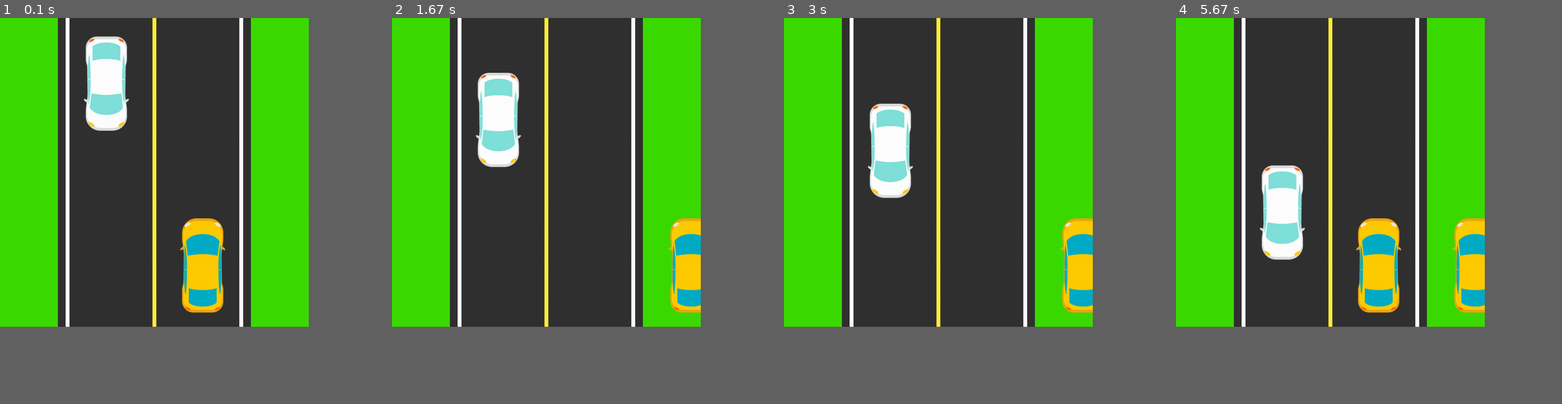
Above: before the commit, frames 1-4 (left to right).
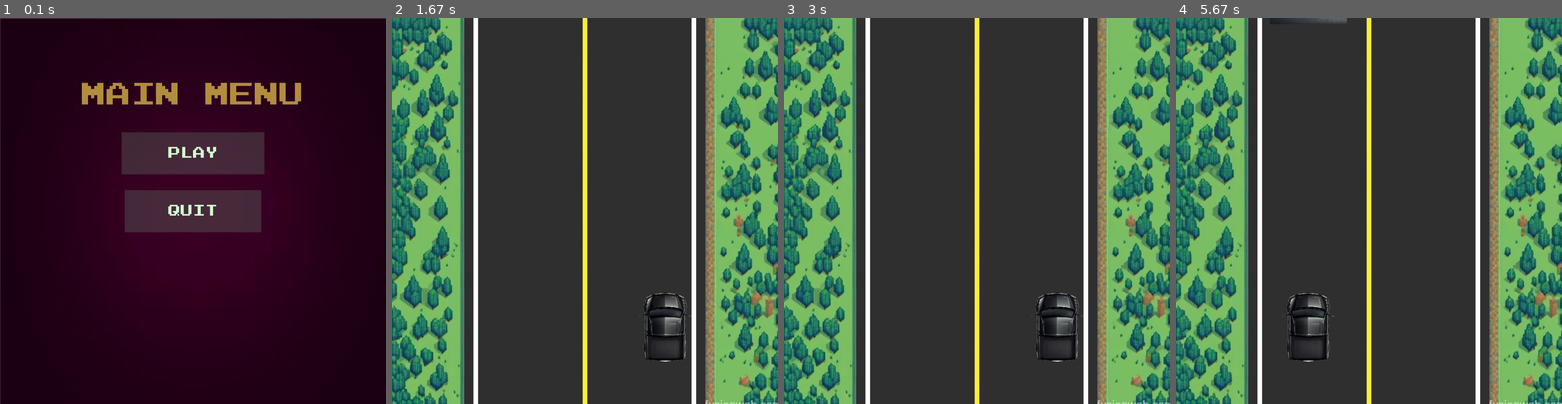
Above: after the commit, the same moments.

Repository: hacksss1092/pygame-internal
Game: pygame game, started from game.py
The game is run twice, just before and just after one commit, with the same random seed, the same clock (stepped at 60 frames per second) and the same inputs.
Inputs (mouse positions are in pixels of both pictures, inside the frame that each line leads up to):
- Up to frame 1 (0.1 s): no input
- Up to frame 2 (1.67 s): click (585, 153) at 0.38 s, where only the run after the commit has a clickable "PLAY"; hold Right 0.67-1.13 s; move the mouse to (569, 226) at 0.7 s
- Up to frame 3 (3 s): hold Left 1.67-2.2 s; hold Right from 2.67 s (still down)
- Up to frame 4 (5.67 s): release Right at 3.3 s; hold Left 3.33-3.8 s; hold Right 3.83-4.3 s; hold Left 4.83-5.37 s
In our replay, the window is 720x720 before the commit and 900x900 after it. These sizes can differ from the game's own. Grey fills any space a smaller window leaves; there, only what the larger window draws over its background counts as a difference.

The runs differ from the first frame. In frame 1, 58% of the frame differs, in the area x 0-100%, y 0-100%; in frame 2, 57%; in frame 3, 57%; in frame 4, 60%.

Commit message:
Change carss in game kogic

Diff:
--- a/game.py
+++ b/game.py
@@ -12,7 +12,7 @@
 import random
 
 # shape parameters
-size = width, height = (800, 800)
+size = width, height = (1000, 1000)
 
 # initiallize the app
 pygame.init()
@@ -20,6 +20,7 @@
 SCREEN = pygame.display.set_mode(size) # set window size
 pygame.display.set_caption("Menu")
 BG = pygame.image.load("assets/Background.png")
+BG = pygame.transform.scale(BG, size)
 
 def get_font(size): # Returns Press-Start-2P in the desired size
     return pygame.font.Font("assets/font.ttf", size)
@@ -35,7 +36,7 @@
     road_w = int(width/1.6)
     roadmark_w = int(width/80)
     # location parameters
-    right_lane = width/2 + road_w/4
+    right_lane = width/2 + road_w/3
     left_lane = width/2 - road_w/4
 
     running = True
@@ -45,55 +46,65 @@
     # apply changes
     pygame.display.update()
 
+# load game background
+    game_bg = pygame.image.load("assets/road.jpg")
+
     # load player vehicle
-    car = pygame.image.load("assets/car.png")
+    car = pygame.image.load("assets/truck.png")
     #resize image
-    #car = pygame.transform.scale(car, (250, 250))
+    car = pygame.transform.scale(car, (200, 200))
     car_loc = car.get_rect()
     car_loc.center = right_lane, height*0.8
 
     # load enemy vehicle
-    car2 = pygame.image.load("assets/otherCar.png")
-    car2_loc = car2.get_rect()
-    car2_loc.center = left_lane, height*0.2
+    enemy_cars = []
+    for i in range(5):  # add 5 enemy cars
+        car2 = pygame.image.load("assets/car orange.jpg")
+        car2 = pygame.transform.scale(car2, (200, 200))
+        car2 = pygame.transform.rotate(car2, 270)
+        car2_loc = car2.get_rect()
+        car2_loc.center = left_lane if i % 2 == 0 else right_lane, -400 - i * 2000
+        enemy_cars.append((car2, car2_loc))
 
     counter = 0
+    current_lane = right_lane  # start in right lane
+
     # game loop
     while running:
+        # handle events
+        for event in pygame.event.get():
+            if event.type == pygame.QUIT:
+                running = False
+            elif event.type == pygame.KEYDOWN:
+                if event.key == K_LEFT:
+                    current_lane = left_lane
+                elif event.key == K_RIGHT:
+                    current_lane = right_lane
+
         counter += 1
 
-        # increase game difficulty overtime
-        if counter == 5000:
-            speed += 0.15
-            counter = 0
-            print("level up", speed)
+        # update player position to current lane
+        car_loc.center = current_lane, height*0.8
 
-        # animate enemy vehicle
-        car2_loc[1] += speed
-        if car2_loc[1] > height:
-            # randomly select lane
-            if random.randint(0,1) == 0:
-                car2_loc.center = right_lane, -200
-            else:
-                car2_loc.center = left_lane, -200
+        # animate enemy vehicles
+        for car2, car2_loc in enemy_cars:
+            car2_loc[1] += speed
+            if car2_loc[1] > height:
+                # randomly select lane
+                if random.randint(0,1) == 0:
+                    car2_loc.center = right_lane, -200
+                else:
+                    car2_loc.center = left_lane, -200
 
         # end game logic
-        if car_loc[0] == car2_loc[0] and car2_loc[1] > car_loc[1] - 250:
-            print("GAME OVER! YOU LOST!")
-            break
+        for car2, car2_loc in enemy_cars:
+            if car_loc.colliderect(car2_loc):
+                print("GAME OVER! YOUR TRASH!")
+                running = False
+                break
 
-        # event listeners
-        for event in pygame.event.get():
-            if event.type == QUIT:
-                # collapse the app
-                running = False
-            if event.type == KEYDOWN:
-                # move user car to the left
-                if event.key in [K_a, K_LEFT]:
-                    car_loc = car_loc.move([-int(road_w/2), 0])
-                # move user car to the right
-                if event.key in [K_d, K_RIGHT]:
-                    car_loc = car_loc.move([int(road_w/2), 0])
+        # draw background
+        SCREEN.blit(game_bg, (0, 0))
 
         # draw road
         pygame.draw.rect(
@@ -118,7 +129,8 @@
 
         # place car images on the screen
         SCREEN.blit(car, car_loc)
-        SCREEN.blit(car2, car2_loc)
+        for car2, car2_loc in enemy_cars:
+            SCREEN.blit(car2, car2_loc)
         # apply changes
         pygame.display.update()
 
@@ -135,20 +147,17 @@
         MENU_MOUSE_POS = pygame.mouse.get_pos()
 
         MENU_TEXT = get_font(64).render("MAIN MENU", True, "#b68f40")
-        MENU_RECT = MENU_TEXT.get_rect(center=(400, 100))
+        MENU_RECT = MENU_TEXT.get_rect(center=(500, 200))
 
-        PLAY_BUTTON = Button(image=pygame.image.load("assets/Play Rect.png"), pos=(400, 250),
+        PLAY_BUTTON = Button(image=pygame.image.load("assets/Play Rect.png"), pos=(500, 350),
                             text_input="PLAY", font=get_font(32), base_color="#d7fcd4", hovering_color="White")
 
-        OPTIONS_BUTTON = Button(image=pygame.image.load("assets/Options Rect.png"), pos=(400, 400),
-                            text_input="OPTIONS", font=get_font(32), base_color="#d7fcd4", hovering_color="White")
-
-        QUIT_BUTTON = Button(image=pygame.image.load("assets/Quit Rect.png"), pos=(400, 550),
+        QUIT_BUTTON = Button(image=pygame.image.load("assets/Quit Rect.png"), pos=(500, 500),
                             text_input="QUIT", font=get_font(32), base_color="#d7fcd4", hovering_color="White")
 
         SCREEN.blit(MENU_TEXT, MENU_RECT)
 
-        for button in [PLAY_BUTTON, OPTIONS_BUTTON, QUIT_BUTTON]:
+        for button in [PLAY_BUTTON, QUIT_BUTTON]:
             button.changeColor(MENU_MOUSE_POS)
             button.update(SCREEN)
 
@@ -159,21 +168,11 @@
             if event.type == pygame.MOUSEBUTTONDOWN:
                 if PLAY_BUTTON.checkForInput(MENU_MOUSE_POS):
                     play()
-                if OPTIONS_BUTTON.checkForInput(MENU_MOUSE_POS):
-                    print("call options function")
-                    #options()
                 if QUIT_BUTTON.checkForInput(MENU_MOUSE_POS):
                     pygame.quit()
                     sys.exit()
 
         pygame.display.update()
 
-play()
-
-
-# collapse application window
-pygame.quit()
-sys.exit()
-
 if __name__ == '__main__':
     main_menu()
Binary file added: assets/GameBackground.png
Binary file added: assets/car orange png.jpg
Binary file added: assets/car orange.jpg
Binary file removed: assets/car.png
Binary file added: assets/road.jpg
Binary file added: assets/truck.png
Not shown, added: .gitignore
Not shown, added: Godot_v4.6.2-stable_win64.exe (1).zip
Not shown, added: Godot_v4.6.2-stable_win64.exe.zip
